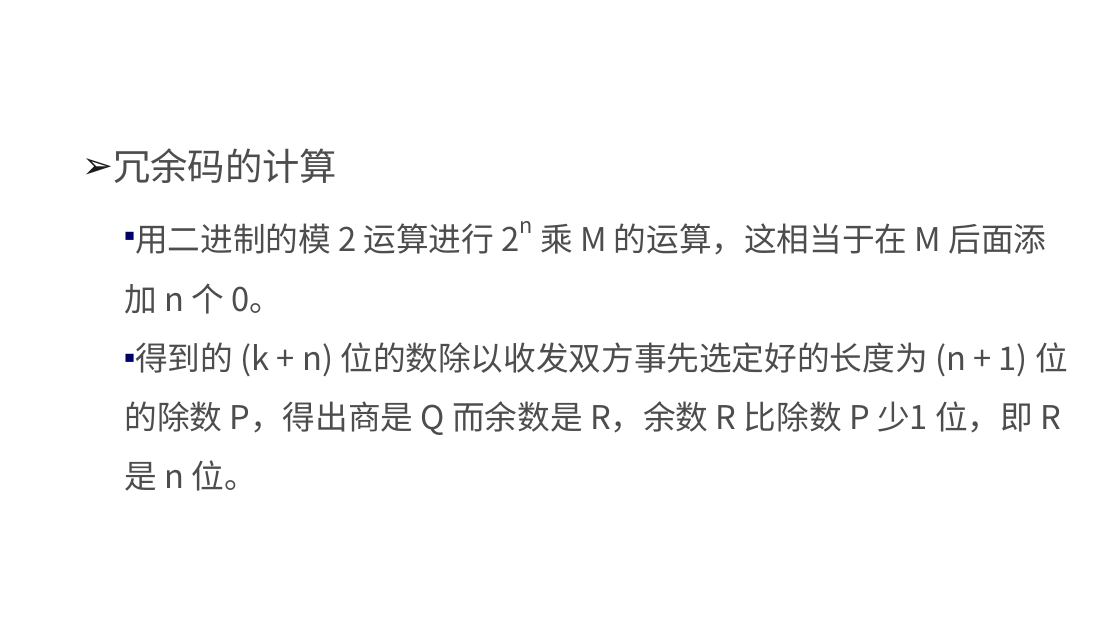
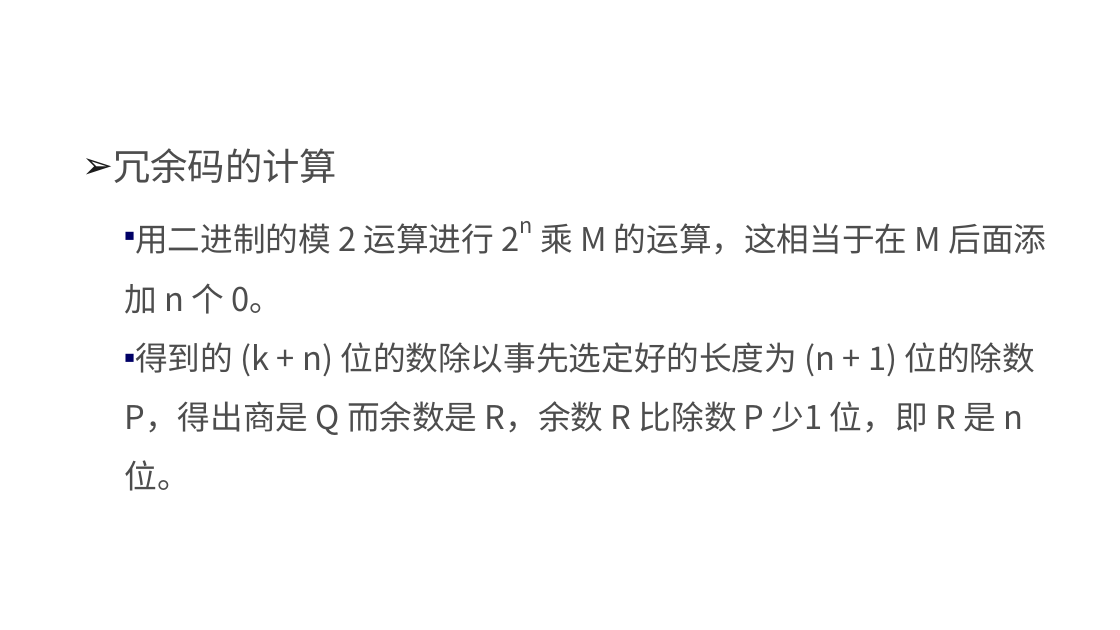
Before and after one commit to edu2act/course-NetWork, a slide deck: slide 18 of materials/slides/ch03 Data Link Layer.pptx. Drawn at 1120x630 pixels with LibreOffice and Linux fonts; fonts in the diff are those of the drawing; background and template pictures are left out. Boxes give left, top, right and bottom in pixels: in the first picture for what was removed or moved away, otherwise in the second. Text is boxed around its words. In the diff, an @@ line names an element or a change of style, - is before the commit and + after.

```diff
--- a/materials/slides/ch03 Data Link Layer.pptx
+++ b/materials/slides/ch03 Data Link Layer.pptx
@@ text at [124,342,1036,491]: text changed @@
-  ▪ 得到的 (k + n) 位的数除以收发双方事先选定好的长度为 (n + 1) 位的除数 P，得出商是 Q 而余数是 R，余数 R 比除数 P 少1 位，即 R 是 n 位。
+  ▪ 得到的 (k + n) 位的数除以事先选定好的长度为 (n + 1) 位的除数 P，得出商是 Q 而余数是 R，余数 R 比除数 P 少1 位，即 R 是 n 位。
```
Also in this commit, not shown: 16 other slides changed.
